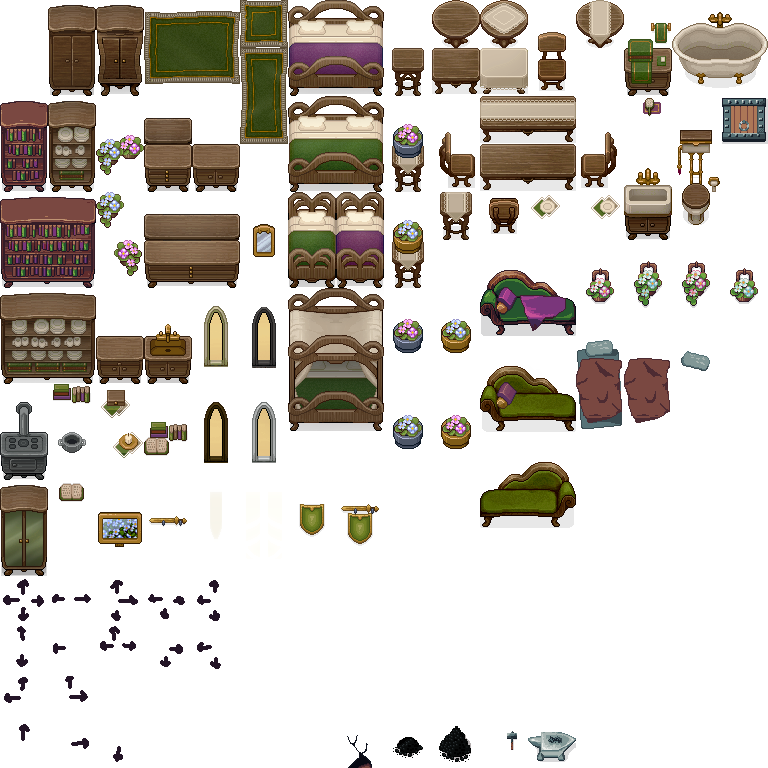
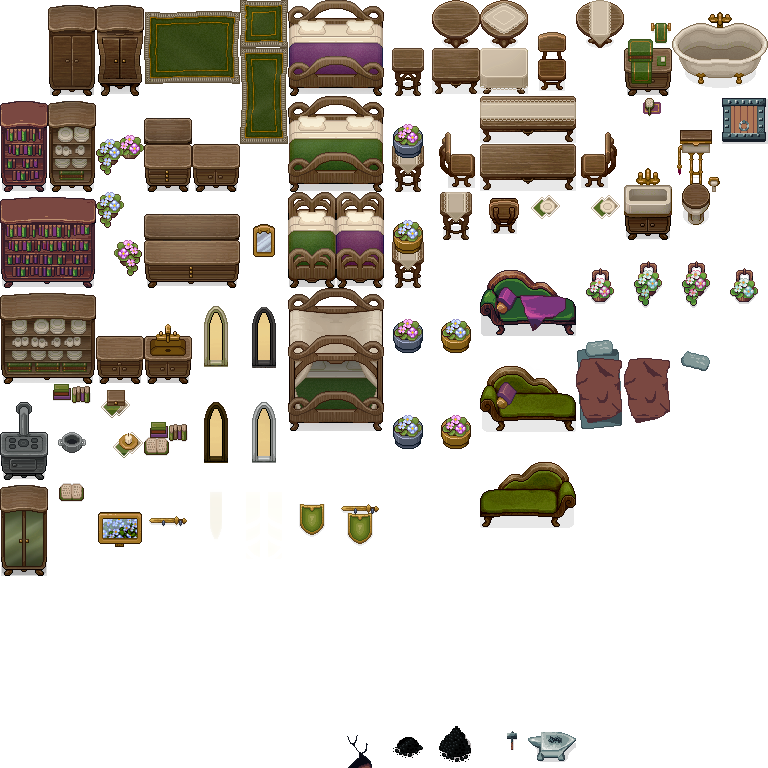
Layered file, before and after one edit (w=768, h=768). Changes by layer:
hid "Temp Arrows" over (x1=3, y1=579, x2=221, y2=762)